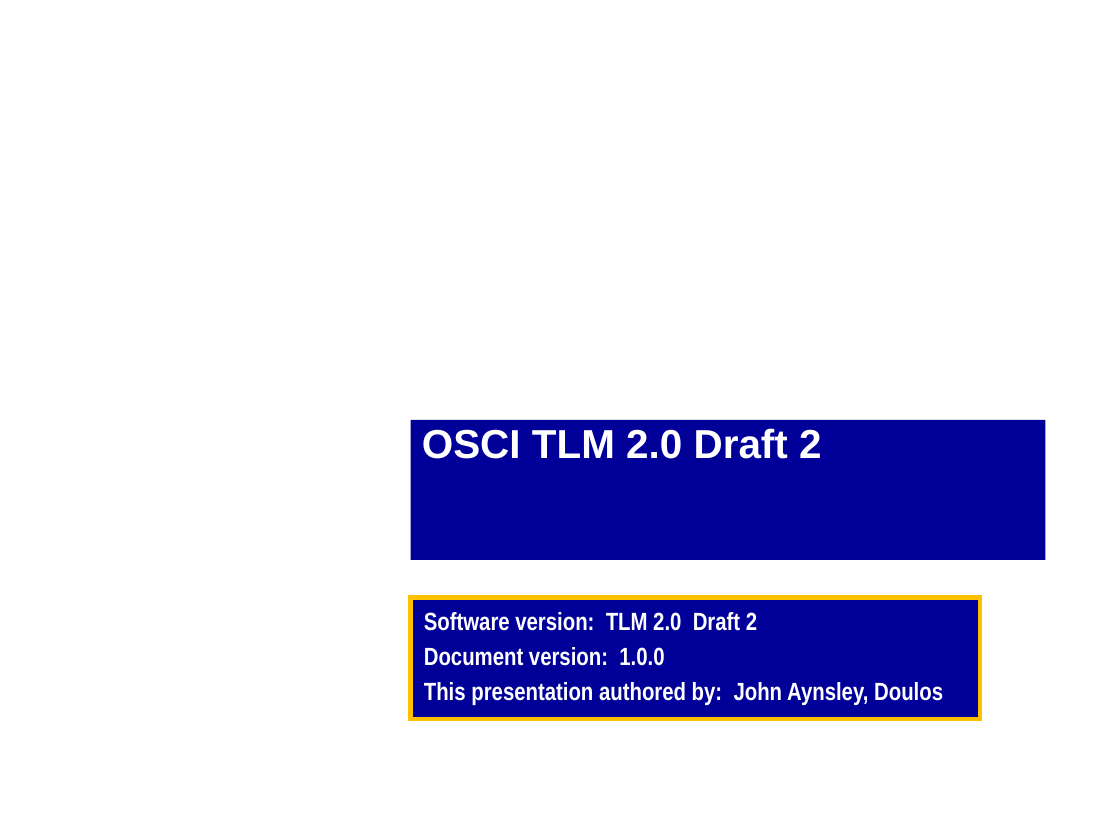
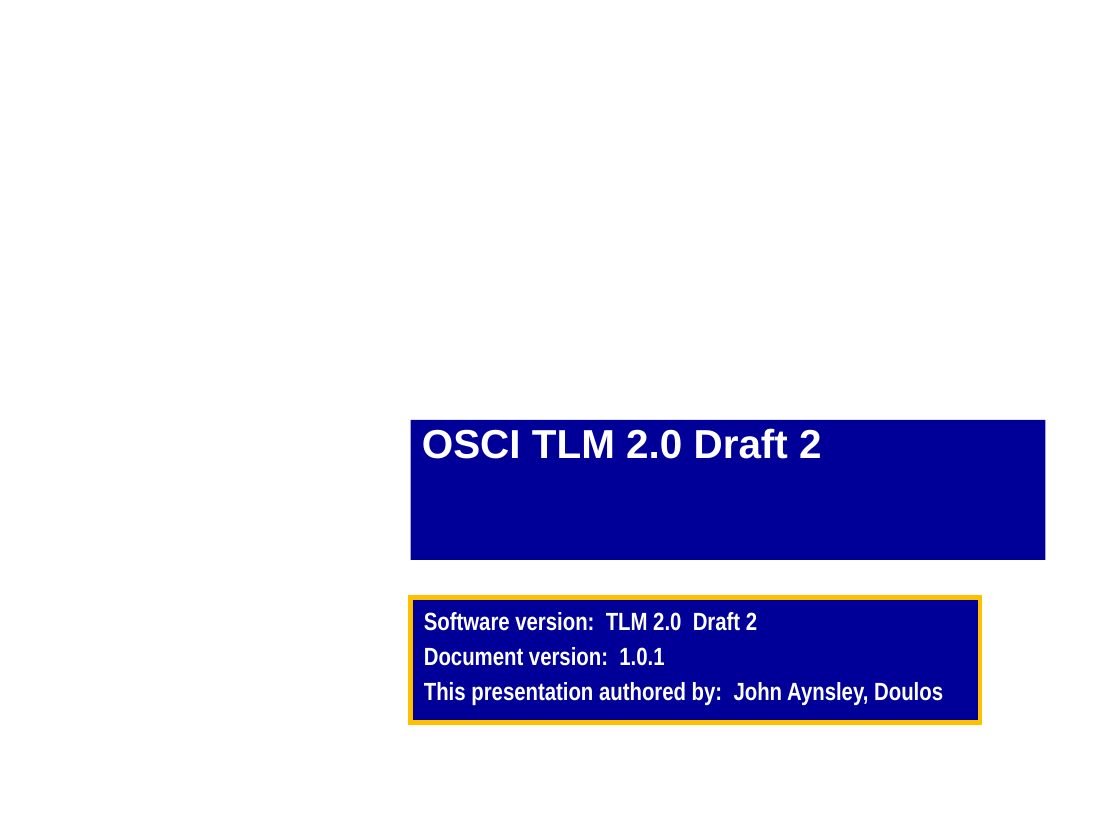
Before and after one commit to accellera-official/systemc, a slide deck: slide 2 of docs/release/TLM_2_0_training.pps. Drawn at 1120x840 pixels with LibreOffice and Linux fonts; fonts in the diff are those of the drawing; background and template pictures are left out. Boxes give left, top, right and bottom in pixels: in the first picture for what was removed or moved away, otherwise in the second. Text is boxed around its words. In the diff, an @@ line names an element or a change of style, - is before the commit and + after.

Commit message:
Update to version 1.0.1.

```diff
--- a/docs/release/TLM_2_0_training.pps
+++ b/docs/release/TLM_2_0_training.pps
@@ subtitle at (x1=424, y1=647, x2=664, y2=666): text changed @@
-Document version: 1.0.0
+Document version: 1.0.1
```
Also in this commit, not shown: 11 other slides changed.
